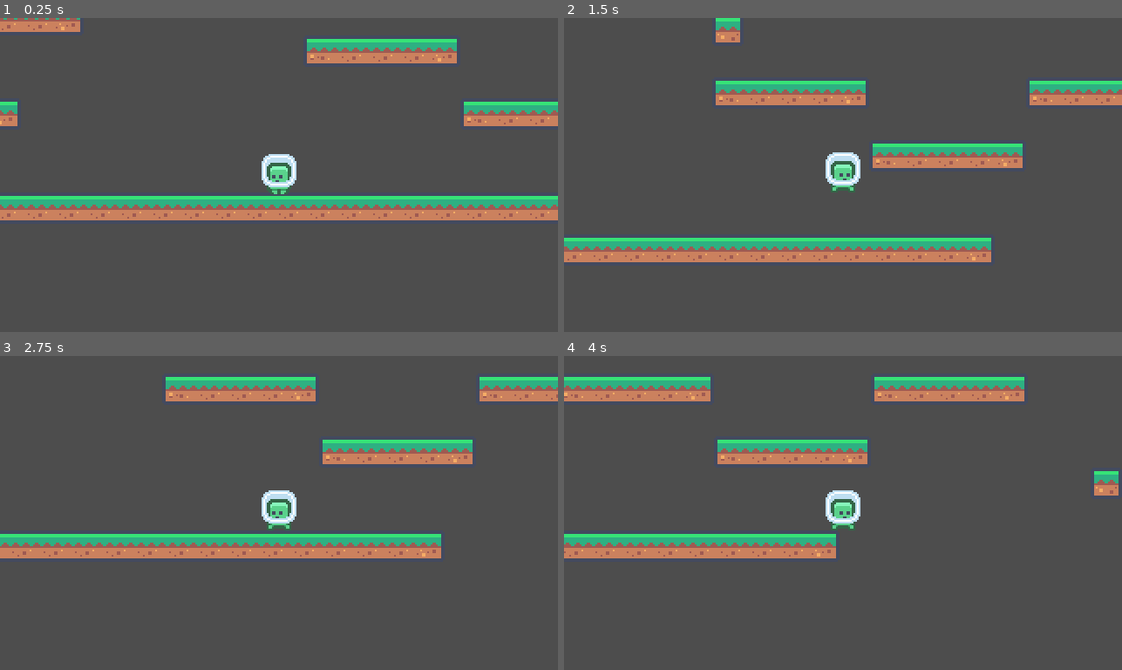
Above: before the commit, frames 1-4 (two rows, left to right).
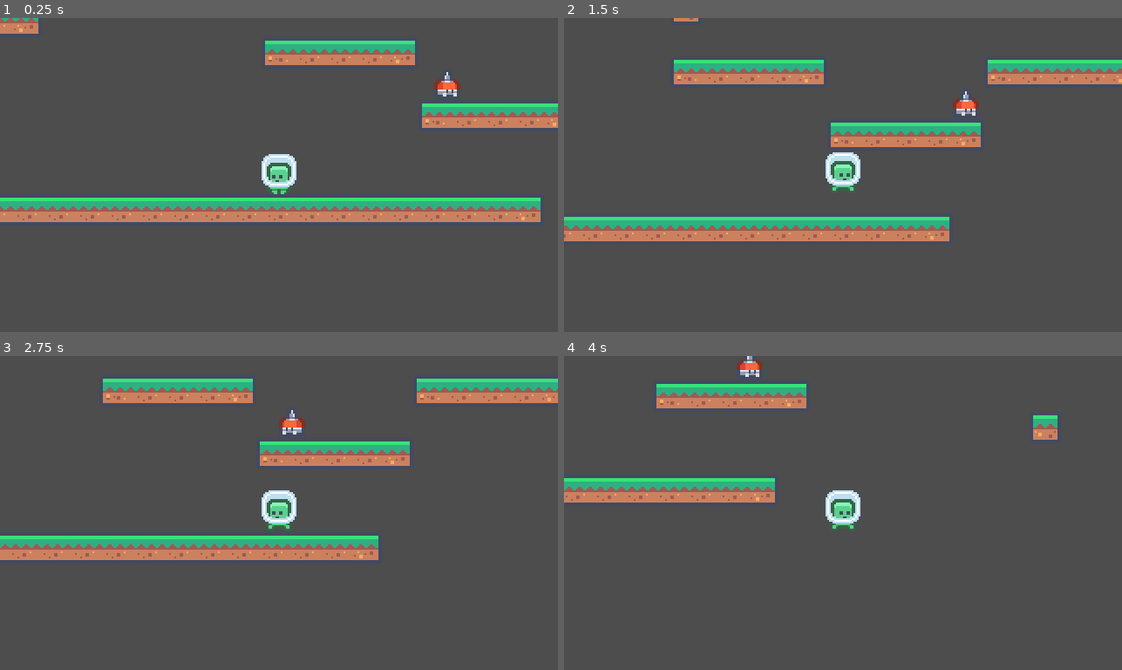
Above: after the commit, the same moments.

Repository: vard0han/pengu
Game: Godot game, scene res://scenes/levels/placeholder.tscn
Two runs of this game, one before a commit and one after it. Both use one fixed random seed, a clock stepped at 60 frames per second and the inputs below.
Inputs:
- Up to frame 1 (0.25 s): no input
- Up to frame 2 (1.5 s): hold D (move_right) from 0.53 s (still down); tap W (jump) at 0.6, 0.77, 1.07, 1.35 s
- Up to frame 3 (2.75 s): tap W (jump) at 1.52, 1.82, 2.1 s; release D (move_right) at 2.03 s; hold A (move_left) from 2.03 s (still down)
- Up to frame 4 (4 s): release A (move_left) at 2.78 s; hold D (move_right) from 2.78 s (still down); tap W (jump) at 2.85, 3.02, 3.32, 3.6, 3.77 s

The runs differ from the first frame. In frame 1, 7.2% of the frame differs, in the area x 0-100%, y 0-65%; in frame 2, 22%, in the area x 0-100%, y 0-78%; in frame 3, 9.0%; in frame 4, 15%.

Commit message:
v0.04
added base enemy class
added patro_enemy class
made patrol_enemy scene
enemy turns around when hitting a wall or when there is a ledge

Diff:
--- /dev/null
+++ b/scenes/enemies/enemy.gd
@@ -0,0 +1,20 @@
+class_name Enemy
+extends CharacterBody2D
+
+@export var max_health: int = 1
+@export var contact_damage : int = 1
+@export var card_drop : Resource
+
+var current_health : int
+
+func _ready() -> void:
+	current_health = max_health
+
+func take_damage(amount: int) -> void:
+	current_health -= amount
+	die()
+
+func die() -> void:
+	print("Enemy died")
+	# TODO: spawn card_drop at position before freeing
+	queue_free()
--- /dev/null
+++ b/scenes/enemies/patrol_enemy.gd
@@ -0,0 +1,33 @@
+class_name PatrolEnemy
+extends Enemy
+
+@export var patrol_speed : float = 50.0
+@export var gravity : float = 800.0
+
+var direction : int = -1
+
+@onready var ledge_ray: RayCast2D = $LedgeRay
+@onready var sprite: Sprite2D = $Sprite2D
+
+func _physics_process(delta):
+	if not is_on_floor():
+		velocity.y += gravity * delta
+
+	velocity.x = patrol_speed * direction
+
+	move_and_slide()
+
+	# when we hit a wall, or when we are on floor and raycast doesn't collide with anything flip the direction
+	if is_on_wall():
+		flip_direction()
+	elif not ledge_ray.is_colliding() and is_on_floor():
+		flip_direction()
+
+func flip_direction() -> void:
+	# flip direction and in which direction the raycast detects the collision
+	direction *= -1
+	ledge_ray.position.x *= -1
+	sprite.flip_h = direction > 0
+
+	# Force immediate update — raycast state is stale for one frame after moving it
+	ledge_ray.force_raycast_update()
--- /dev/null
+++ b/scenes/enemies/patrol_enemy.tscn
@@ -0,0 +1,23 @@
+[gd_scene format=3 uid="uid://k1c5t2tg6rfn"]
+
+[ext_resource type="Script" uid="uid://2p0q43c1xtd8" path="res://scenes/enemies/patrol_enemy.gd" id="1_3dqja"]
+[ext_resource type="Texture2D" uid="uid://c32secyopa6le" path="res://assets/Tiles/Characters/tile_0015.png" id="1_767nm"]
+
+[sub_resource type="RectangleShape2D" id="RectangleShape2D_3dqja"]
+size = Vector2(10.45911, 16)
+
+[node name="PatrolEnemy" type="CharacterBody2D" unique_id=276203327]
+script = ExtResource("1_3dqja")
+
+[node name="Sprite2D" type="Sprite2D" parent="." unique_id=630022480]
+position = Vector2(0, -12)
+texture = ExtResource("1_767nm")
+
+[node name="CollisionShape2D" type="CollisionShape2D" parent="." unique_id=1164736399]
+position = Vector2(-1, -8)
+scale = Vector2(1.0990803, 1)
+shape = SubResource("RectangleShape2D_3dqja")
+
+[node name="LedgeRay" type="RayCast2D" parent="." unique_id=1777103767]
+position = Vector2(-10, 0)
+target_position = Vector2(0, 30)
--- a/scenes/levels/placeholder.tscn
+++ b/scenes/levels/placeholder.tscn
@@ -2,32 +2,33 @@
 
 [ext_resource type="Texture2D" uid="uid://bcigxtkqq5rir" path="res://assets/Tilemap/tilemap_packed.png" id="1_on2b6"]
 [ext_resource type="PackedScene" uid="uid://cvjuwglb08ivq" path="res://scenes/player/player.tscn" id="2_addv0"]
+[ext_resource type="PackedScene" uid="uid://k1c5t2tg6rfn" path="res://scenes/enemies/patrol_enemy.tscn" id="3_ib0f8"]
 
 [sub_resource type="TileSetAtlasSource" id="TileSetAtlasSource_addv0"]
 texture = ExtResource("1_on2b6")
 texture_region_size = Vector2i(18, 18)
 0:0/0 = 0
-0:0/0/physics_layer_0/polygon_0/points = PackedVector2Array(-8, -8, 8, -8, 8, 8, -8, 8)
+0:0/0/physics_layer_0/polygon_0/points = PackedVector2Array(-9, -9, 9, -9, 9, 9, -9, 9)
 1:0/0 = 0
-1:0/0/physics_layer_0/polygon_0/points = PackedVector2Array(-8, -8, 8, -8, 8, 8, -8, 8)
+1:0/0/physics_layer_0/polygon_0/points = PackedVector2Array(-9, -9, 9, -9, 9, 9, -9, 9)
 2:0/0 = 0
-2:0/0/physics_layer_0/polygon_0/points = PackedVector2Array(-8, -8, 8, -8, 8, 8, -8, 8)
+2:0/0/physics_layer_0/polygon_0/points = PackedVector2Array(-9, -9, 9, -9, 9, 9, -9, 9)
 3:0/0 = 0
-3:0/0/physics_layer_0/polygon_0/points = PackedVector2Array(-8, -8, 8, -8, 8, 8, -8, 8)
+3:0/0/physics_layer_0/polygon_0/points = PackedVector2Array(-9, -9, 9, -9, 9, 9, -9, 9)
 4:0/0 = 0
-4:0/0/physics_layer_0/polygon_0/points = PackedVector2Array(-8, -8, 8, -8, 8, 8, -8, 8)
+4:0/0/physics_layer_0/polygon_0/points = PackedVector2Array(-9, -9, 9, -9, 9, 9, -9, 9)
 5:0/0 = 0
-5:0/0/physics_layer_0/polygon_0/points = PackedVector2Array(-8, -8, 8, -8, 8, 8, -8, 8)
+5:0/0/physics_layer_0/polygon_0/points = PackedVector2Array(-9, -9, 9, -9, 9, 9, -9, 9)
 6:0/0 = 0
-6:0/0/physics_layer_0/polygon_0/points = PackedVector2Array(-8, -8, 8, -8, 8, 8, -8, 8)
+6:0/0/physics_layer_0/polygon_0/points = PackedVector2Array(-9, -9, 9, -9, 9, 9, -9, 9)
 7:0/0 = 0
 8:0/0 = 0
 9:0/0 = 0
-9:0/0/physics_layer_0/polygon_0/points = PackedVector2Array(-8, -8, 8, -8, 8, 8, -8, 8)
+9:0/0/physics_layer_0/polygon_0/points = PackedVector2Array(-9, -9, 9, -9, 9, 9, -9, 9)
 10:0/0 = 0
-10:0/0/physics_layer_0/polygon_0/points = PackedVector2Array(-8, -8, 8, -8, 8, 8, -8, 8)
+10:0/0/physics_layer_0/polygon_0/points = PackedVector2Array(-9, -9, 9, -9, 9, 9, -9, 9)
 11:0/0 = 0
-11:0/0/physics_layer_0/polygon_0/points = PackedVector2Array(-8, -8, 8, -8, 8, 8, -8, 8)
+11:0/0/physics_layer_0/polygon_0/points = PackedVector2Array(-9, -9, 9, -9, 9, 9, -9, 9)
 12:0/0 = 0
 13:0/0 = 0
 14:0/0 = 0
@@ -37,28 +38,28 @@
 18:0/0 = 0
 19:0/0 = 0
 0:1/0 = 0
-0:1/0/physics_layer_0/polygon_0/points = PackedVector2Array(-8, -8, 8, -8, 8, 8, -8, 8)
+0:1/0/physics_layer_0/polygon_0/points = PackedVector2Array(-9, -9, 9, -9, 9, 9, -9, 9)
 1:1/0 = 0
-1:1/0/physics_layer_0/polygon_0/points = PackedVector2Array(-8, -8, 8, -8, 8, 8, -8, 8)
+1:1/0/physics_layer_0/polygon_0/points = PackedVector2Array(-9, -9, 9, -9, 9, 9, -9, 9)
 2:1/0 = 0
-2:1/0/physics_layer_0/polygon_0/points = PackedVector2Array(-8, -8, 8, -8, 8, 8, -8, 8)
+2:1/0/physics_layer_0/polygon_0/points = PackedVector2Array(-9, -9, 9, -9, 9, 9, -9, 9)
 3:1/0 = 0
-3:1/0/physics_layer_0/polygon_0/points = PackedVector2Array(-8, -8, 8, -8, 8, 8, -8, 8)
+3:1/0/physics_layer_0/polygon_0/points = PackedVector2Array(-9, -9, 9, -9, 9, 9, -9, 9)
 4:1/0 = 0
-4:1/0/physics_layer_0/polygon_0/points = PackedVector2Array(-8, -8, 8, -8, 8, 8, -8, 8)
+4:1/0/physics_layer_0/polygon_0/points = PackedVector2Array(-9, -9, 9, -9, 9, 9, -9, 9)
 5:1/0 = 0
-5:1/0/physics_layer_0/polygon_0/points = PackedVector2Array(-8, -8, 8, -8, 8, 8, -8, 8)
+5:1/0/physics_layer_0/polygon_0/points = PackedVector2Array(-9, -9, 9, -9, 9, 9, -9, 9)
 6:1/0 = 0
-6:1/0/physics_layer_0/polygon_0/points = PackedVector2Array(-8, -8, 8, -8, 8, 8, -8, 8)
+6:1/0/physics_layer_0/polygon_0/points = PackedVector2Array(-9, -9, 9, -9, 9, 9, -9, 9)
 7:1/0 = 0
 8:1/0 = 0
-8:1/0/physics_layer_0/polygon_0/points = PackedVector2Array(-8, -8, 8, -8, 8, 8, -8, 8)
+8:1/0/physics_layer_0/polygon_0/points = PackedVector2Array(-9, -9, 9, -9, 9, 9, -9, 9)
 9:1/0 = 0
-9:1/0/physics_layer_0/polygon_0/points = PackedVector2Array(-8, -8, 8, -8, 8, 8, -8, 8)
+9:1/0/physics_layer_0/polygon_0/points = PackedVector2Array(-9, -9, 9, -9, 9, 9, -9, 9)
 10:1/0 = 0
-10:1/0/physics_layer_0/polygon_0/points = PackedVector2Array(-8, -8, 8, -8, 8, 8, -8, 8)
+10:1/0/physics_layer_0/polygon_0/points = PackedVector2Array(-9, -9, 9, -9, 9, 9, -9, 9)
 11:1/0 = 0
-11:1/0/physics_layer_0/polygon_0/points = PackedVector2Array(-8, -8, 8, -8, 8, 8, -8, 8)
+11:1/0/physics_layer_0/polygon_0/points = PackedVector2Array(-9, -9, 9, -9, 9, 9, -9, 9)
 12:1/0 = 0
 13:1/0 = 0
 14:1/0 = 0
@@ -68,24 +69,24 @@
 18:1/0 = 0
 19:1/0 = 0
 0:2/0 = 0
-0:2/0/physics_layer_0/polygon_0/points = PackedVector2Array(-8, -8, 8, -8, 8, 8, -8, 8)
+0:2/0/physics_layer_0/polygon_0/points = PackedVector2Array(-9, -9, 9, -9, 9, 9, -9, 9)
 1:2/0 = 0
-1:2/0/physics_layer_0/polygon_0/points = PackedVector2Array(-8, -8, 8, -8, 8, 8, -8, 8)
+1:2/0/physics_layer_0/polygon_0/points = PackedVector2Array(-9, -9, 9, -9, 9, 9, -9, 9)
 2:2/0 = 0
-2:2/0/physics_layer_0/polygon_0/points = PackedVector2Array(-8, -8, 8, -8, 8, 8, -8, 8)
+2:2/0/physics_layer_0/polygon_0/points = PackedVector2Array(-9, -9, 9, -9, 9, 9, -9, 9)
 3:2/0 = 0
-3:2/0/physics_layer_0/polygon_0/points = PackedVector2Array(-8, -8, 8, -8, 8, 8, -8, 8)
+3:2/0/physics_layer_0/polygon_0/points = PackedVector2Array(-9, -9, 9, -9, 9, 9, -9, 9)
 4:2/0 = 0
 5:2/0 = 0
 6:2/0 = 0
 7:2/0 = 0
-7:2/0/physics_layer_0/polygon_0/points = PackedVector2Array(-8, -8, 8, -8, 8, 8, -8, 8)
+7:2/0/physics_layer_0/polygon_0/points = PackedVector2Array(-9, -9, 9, -9, 9, 9, -9, 9)
 8:2/0 = 0
-8:2/0/physics_layer_0/polygon_0/points = PackedVector2Array(-8, -8, 8, -8, 8, 8, -8, 8)
+8:2/0/physics_layer_0/polygon_0/points = PackedVector2Array(-9, -9, 9, -9, 9, 9, -9, 9)
 9:2/0 = 0
-9:2/0/physics_layer_0/polygon_0/points = PackedVector2Array(-8, -8, 8, -8, 8, 8, -8, 8)
+9:2/0/physics_layer_0/polygon_0/points = PackedVector2Array(-9, -9, 9, -9, 9, 9, -9, 9)
 10:2/0 = 0
-10:2/0/physics_layer_0/polygon_0/points = PackedVector2Array(-8, -8, 8, -8, 8, 8, -8, 8)
+10:2/0/physics_layer_0/polygon_0/points = PackedVector2Array(-9, -9, 9, -9, 9, 9, -9, 9)
 11:2/0 = 0
 12:2/0 = 0
 13:2/0 = 0
@@ -96,13 +97,13 @@
 18:2/0 = 0
 19:2/0 = 0
 0:3/0 = 0
-0:3/0/physics_layer_0/polygon_0/points = PackedVector2Array(-8, -8, 8, -8, 8, 8, -8, 8)
+0:3/0/physics_layer_0/polygon_0/points = PackedVector2Array(-9, -9, 9, -9, 9, 9, -9, 9)
 1:3/0 = 0
-1:3/0/physics_layer_0/polygon_0/points = PackedVector2Array(-8, -8, 8, -8, 8, 8, -8, 8)
+1:3/0/physics_layer_0/polygon_0/points = PackedVector2Array(-9, -9, 9, -9, 9, 9, -9, 9)
 2:3/0 = 0
-2:3/0/physics_layer_0/polygon_0/points = PackedVector2Array(-8, -8, 8, -8, 8, 8, -8, 8)
+2:3/0/physics_layer_0/polygon_0/points = PackedVector2Array(-9, -9, 9, -9, 9, 9, -9, 9)
 3:3/0 = 0
-3:3/0/physics_layer_0/polygon_0/points = PackedVector2Array(-8, -8, 8, -8, 8, 8, -8, 8)
+3:3/0/physics_layer_0/polygon_0/points = PackedVector2Array(-9, -9, 9, -9, 9, 9, -9, 9)
 4:3/0 = 0
 5:3/0 = 0
 6:3/0 = 0
@@ -120,13 +121,13 @@
 18:3/0 = 0
 19:3/0 = 0
 0:4/0 = 0
-0:4/0/physics_layer_0/polygon_0/points = PackedVector2Array(-8, -8, 8, -8, 8, 8, -8, 8)
+0:4/0/physics_layer_0/polygon_0/points = PackedVector2Array(-9, -9, 9, -9, 9, 9, -9, 9)
 1:4/0 = 0
-1:4/0/physics_layer_0/polygon_0/points = PackedVector2Array(-8, -8, 8, -8, 8, 8, -8, 8)
+1:4/0/physics_layer_0/polygon_0/points = PackedVector2Array(-9, -9, 9, -9, 9, 9, -9, 9)
 2:4/0 = 0
-2:4/0/physics_layer_0/polygon_0/points = PackedVector2Array(-8, -8, 8, -8, 8, 8, -8, 8)
+2:4/0/physics_layer_0/polygon_0/points = PackedVector2Array(-9, -9, 9, -9, 9, 9, -9, 9)
 3:4/0 = 0
-3:4/0/physics_layer_0/polygon_0/points = PackedVector2Array(-8, -8, 8, -8, 8, 8, -8, 8)
+3:4/0/physics_layer_0/polygon_0/points = PackedVector2Array(-9, -9, 9, -9, 9, 9, -9, 9)
 4:4/0 = 0
 5:4/0 = 0
 6:4/0 = 0
@@ -144,13 +145,13 @@
 18:4/0 = 0
 19:4/0 = 0
 0:5/0 = 0
-0:5/0/physics_layer_0/polygon_0/points = PackedVector2Array(-8, -8, 8, -8, 8, 8, -8, 8)
+0:5/0/physics_layer_0/polygon_0/points = PackedVector2Array(-9, -9, 9, -9, 9, 9, -9, 9)
 1:5/0 = 0
-1:5/0/physics_layer_0/polygon_0/points = PackedVector2Array(-8, -8, 8, -8, 8, 8, -8, 8)
+1:5/0/physics_layer_0/polygon_0/points = PackedVector2Array(-9, -9, 9, -9, 9, 9, -9, 9)
 2:5/0 = 0
-2:5/0/physics_layer_0/polygon_0/points = PackedVector2Array(-8, -8, 8, -8, 8, 8, -8, 8)
+2:5/0/physics_layer_0/polygon_0/points = PackedVector2Array(-9, -9, 9, -9, 9, 9, -9, 9)
 3:5/0 = 0
-3:5/0/physics_layer_0/polygon_0/points = PackedVector2Array(-8, -8, 8, -8, 8, 8, -8, 8)
+3:5/0/physics_layer_0/polygon_0/points = PackedVector2Array(-9, -9, 9, -9, 9, 9, -9, 9)
 4:5/0 = 0
 4:5/0/physics_layer_0/polygon_0/points = PackedVector2Array(-8, -8, 8, -8, 8, 8, -8, 8)
 5:5/0 = 0
@@ -169,13 +170,13 @@
 18:5/0 = 0
 19:5/0 = 0
 0:6/0 = 0
-0:6/0/physics_layer_0/polygon_0/points = PackedVector2Array(-8, -8, 8, -8, 8, 8, -8, 8)
+0:6/0/physics_layer_0/polygon_0/points = PackedVector2Array(-9, -9, 9, -9, 9, 9, -9, 9)
 1:6/0 = 0
-1:6/0/physics_layer_0/polygon_0/points = PackedVector2Array(-8, -8, 8, -8, 8, 8, -8, 8)
+1:6/0/physics_layer_0/polygon_0/points = PackedVector2Array(-9, -9, 9, -9, 9, 9, -9, 9)
 2:6/0 = 0
-2:6/0/physics_layer_0/polygon_0/points = PackedVector2Array(-8, -8, 8, -8, 8, 8, -8, 8)
+2:6/0/physics_layer_0/polygon_0/points = PackedVector2Array(-9, -9, 9, -9, 9, 9, -9, 9)
 3:6/0 = 0
-3:6/0/physics_layer_0/polygon_0/points = PackedVector2Array(-8, -8, 8, -8, 8, 8, -8, 8)
+3:6/0/physics_layer_0/polygon_0/points = PackedVector2Array(-9, -9, 9, -9, 9, 9, -9, 9)
 4:6/0 = 0
 5:6/0 = 0
 6:6/0 = 0
@@ -193,13 +194,13 @@
 18:6/0 = 0
 19:6/0 = 0
 0:7/0 = 0
-0:7/0/physics_layer_0/polygon_0/points = PackedVector2Array(-8, -8, 8, -8, 8, 8, -8, 8)
+0:7/0/physics_layer_0/polygon_0/points = PackedVector2Array(-9, -9, 9, -9, 9, 9, -9, 9)
 1:7/0 = 0
-1:7/0/physics_layer_0/polygon_0/points = PackedVector2Array(-8, -8, 8, -8, 8, 8, -8, 8)
+1:7/0/physics_layer_0/polygon_0/points = PackedVector2Array(-9, -9, 9, -9, 9, 9, -9, 9)
 2:7/0 = 0
-2:7/0/physics_layer_0/polygon_0/points = PackedVector2Array(-8, -8, 8, -8, 8, 8, -8, 8)
+2:7/0/physics_layer_0/polygon_0/points = PackedVector2Array(-9, -9, 9, -9, 9, 9, -9, 9)
 3:7/0 = 0
-3:7/0/physics_layer_0/polygon_0/points = PackedVector2Array(-8, -8, 8, -8, 8, 8, -8, 8)
+3:7/0/physics_layer_0/polygon_0/points = PackedVector2Array(-9, -9, 9, -9, 9, 9, -9, 9)
 4:7/0 = 0
 5:7/0 = 0
 6:7/0 = 0
@@ -249,4 +250,7 @@
 tile_set = SubResource("TileSet_ib0f8")
 
 [node name="Player" parent="." unique_id=681689913 instance=ExtResource("2_addv0")]
-position = Vector2(166, 115)
+position = Vector2(190, 115)
+
+[node name="PatrolEnemy" parent="." unique_id=276203327 instance=ExtResource("3_ib0f8")]
+position = Vector2(277, 72)
--- a/scripts/components/states/player_state.gd
+++ b/scripts/components/states/player_state.gd
@@ -9,7 +9,7 @@
 func process_physics(_delta) -> void:
 	pass
 
-func apply_gravity(delta):
+func apply_gravity(delta) -> void:
 	if not player:
 		return
 
@@ -19,7 +19,7 @@
 		# stop gravity from reaching stupid number (might cause bugs)
 		player.velocity.y = minf(player.velocity.y, player.max_fall_speed)
 
-func apply_horizontal_movement(delta):
+func apply_horizontal_movement(delta) -> void:
 	if not player:
 		return
 
--- a/scripts/components/states/state_machine.gd
+++ b/scripts/components/states/state_machine.gd
@@ -3,7 +3,7 @@
 
 var _current_state: State
 
-func _ready():
+func _ready() -> void:
 	var owner_actor := get_parent()
 
 	for child in get_children():
@@ -28,7 +28,7 @@
 	if body:
 		body.move_and_slide()
 
-func transition_to(state_name: String):
+func transition_to(state_name: String) -> void:
 	var new_state := find_child(state_name) as State
 	if not new_state:
 		push_error("StateMachine: state not found — " + state_name)
Not shown, added: scenes/enemies/enemy.gd.uid
Not shown, added: scenes/enemies/patrol_enemy.gd.uid
Not shown, changed: .gitignore
